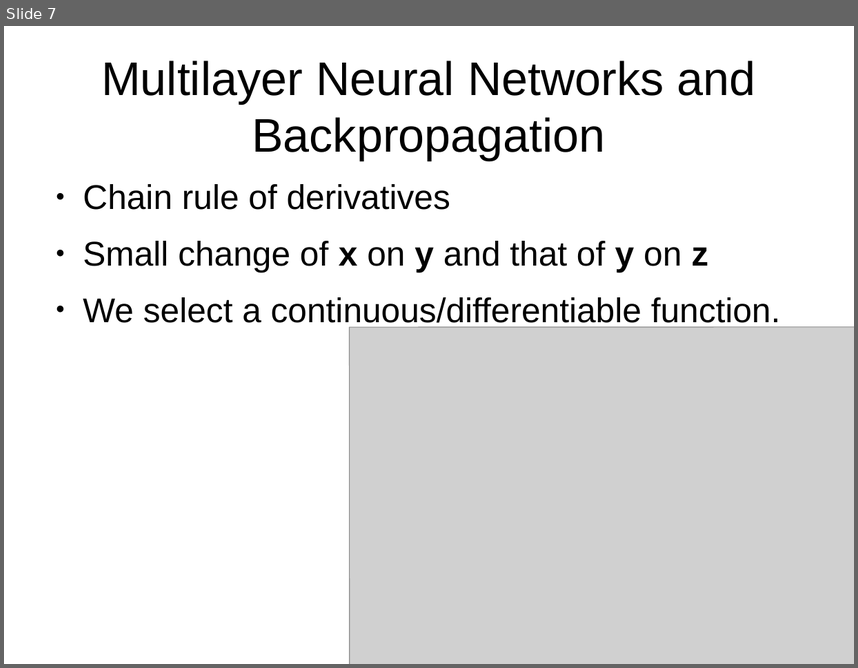
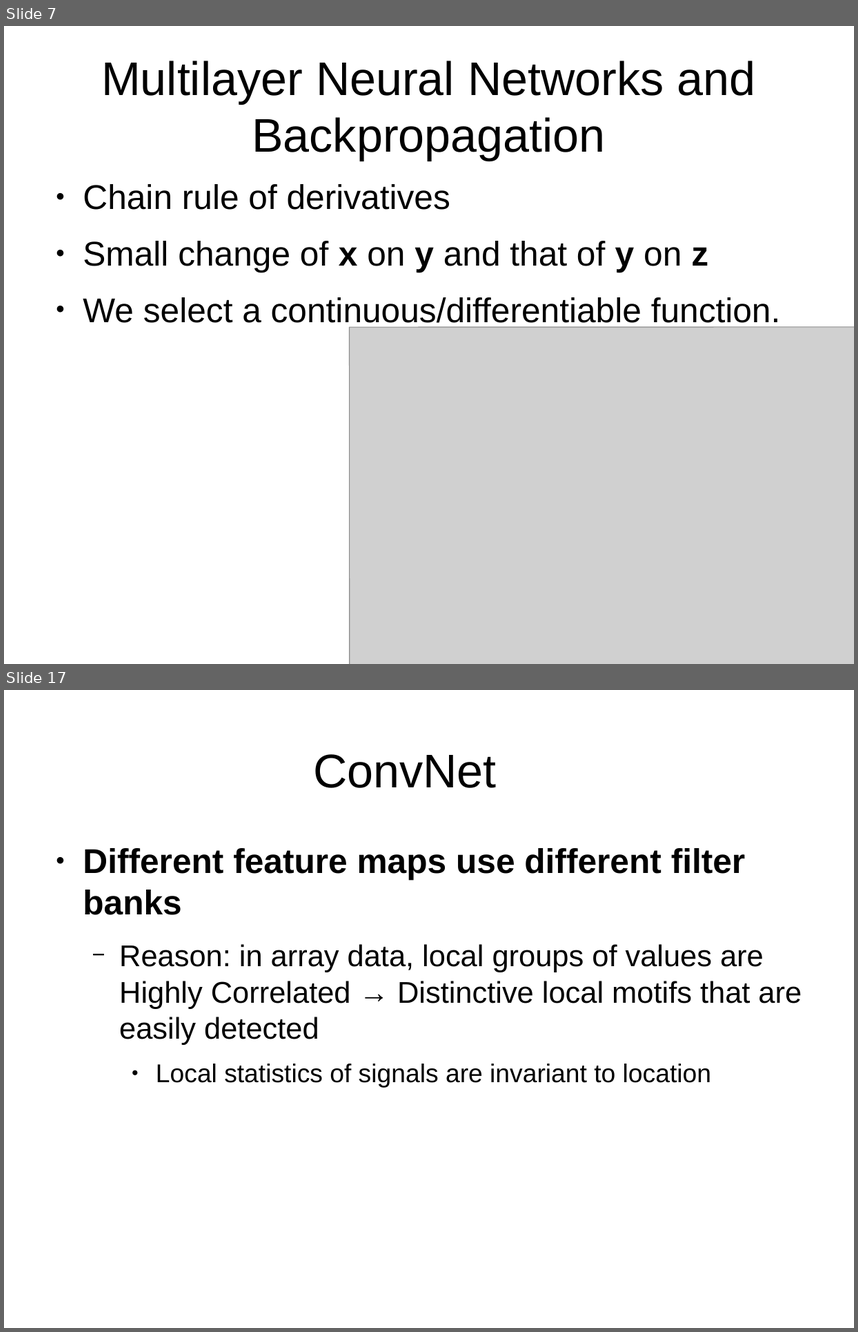
Before and after one commit to amsully/binds_lab, a slide deck: notes/DeepLearningReview_Nature/deep_learning_review.odp. Shown one above the other, each under a label of ours: slide 7 before the commit, slides 7 and 17 after it; the slides between them are not shown. The pictures are 858x668 and 858x1332 pixels, drawn with LibreOffice and Linux fonts; fonts in the diff are those of the drawing; grey boxes stand for pictures. Boxes give left, top, right and bottom in pixels: in the first picture for what was removed or moved away, otherwise in the second. Text is boxed around its words. In the diff, an @@ line names an element or a change of style, - is before the commit and + after.

```diff
--- a/notes/DeepLearningReview_Nature/deep_learning_review.odp
+++ b/notes/DeepLearningReview_Nature/deep_learning_review.odp
@@ slide 17 added at bbox=[4, 690, 854, 1328], background #FFFFFF @@
@@ title added at bbox=[313, 754, 497, 788], 44 pt, text #000000 @@
+ConvNet
@@ text added at bbox=[83, 848, 802, 1087], 28 pt, text #000000 @@
+● Different feature maps use different filter banks
+  − Reason: in array data, local groups of values are Highly Correlated → Distinctive local motifs that are easily detected
+    ● Local statistics of signals are invariant to location
```
Also in this commit, not shown: 1 slide changed, 11 other slides added, 1 other file.
